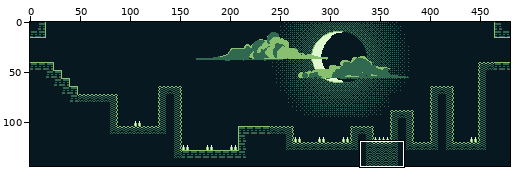
Edited in one commit: pixel-art file (AsepriteFiles/Levels/Level1-8a.aseprite). The first picture is a wide view before the edit; the outline marks the close-up.
Close-up. Before the commit:
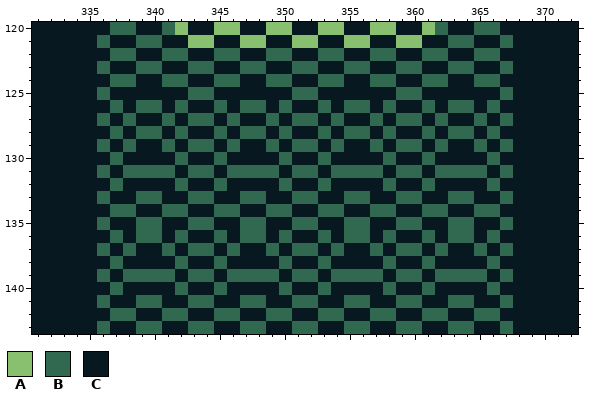
480x144 pixels, 1 frame. Shown: x 331..372, y 120..143.
Palette (. is transparent): A #88c070  B #306850  C #081820
Pixels before, first column x 331:
120 CCCCCCBBCCBACCAACCAACCAACCAACCABCCBBCCCCCC
121 CCCCCBCCBBCCAACCAACCAACCAACCAACCBBCCBCCCCC
122 CCCCCCBBCCBBCCBBCCBBCCBBCCBBCCBBCCBBCCCCCC
123 CCCCCBCCBBCCBBCCBBCCBBCCBBCCBBCCBBCCBCCCCC
124 CCCCCCBBCCBBCCBBCCBBCCBBCCBBCCBBCCBBCCCCCC
125 CCCCCBCCCCCCBBCCCCCCBBCCCCCCBBCCCCCCBCCCCC
126 CCCCCCBCBBCBCCBCBBCBCCBCBBCBCCBCBBCBCCCCCC
127 CCCCCBCBCCBCBBCBCCBCBBCBCCBCBBCBCCBCBCCCCC
128 CCCCCCBCBBCBCCBCBBCBCCBCBBCBCCBCBBCBCCCCCC
129 CCCCCBCBCCBCBBCBCCBCBBCBCCBCBBCBCCBCBCCCCC
130 CCCCCCBCCCCBCCBCCCCBCCBCCCCBCCBCCCCBCCCCCC
131 CCCCCBCBBBBCBBCBBBBCBBCBBBBCBBCBBBBCBCCCCC
132 CCCCCCBCCCCBCCBCCCCBCCBCCCCBCCBCCCCBCCCCCC
133 CCCCCBCCBBCCBBCCBBCCBBCCBBCCBBCCBBCCBCCCCC
134 CCCCCCBBCCBBCCBBCCBBCCBBCCBBCCBBCCBBCCCCCC
135 CCCCCBCCBBCCBBCCBBCCBBCCBBCCBBCCBBCCBCCCCC
136 CCCCCCBCBBCBCCBCBBCBCCBCBBCBCCBCBBCBCCCCCC
137 CCCCCBCBCCBCBBCBCCBCBBCBCCBCBBCBCCBCBCCCCC
138 CCCCCCBCCCCBCCBCCCCBCCBCCCCBCCBCCCCBCCCCCC
139 CCCCCBCBBBBCBBCBBBBCBBCBBBBCBBCBBBBCBCCCCC
140 CCCCCCBCCCCBCCBCCCCBCCBCCCCBCCBCCCCBCCCCCC
141 CCCCCBCCBBCCBBCCBBCCBBCCBBCCBBCCBBCCBCCCCC
142 CCCCCCBBCCBBCCBBCCBBCCBBCCBBCCBBCCBBCCCCCC
143 CCCCCBCCBBCCBBCCBBCCBBCCBBCCBBCCBBCCBCCCCC
And afterwards:
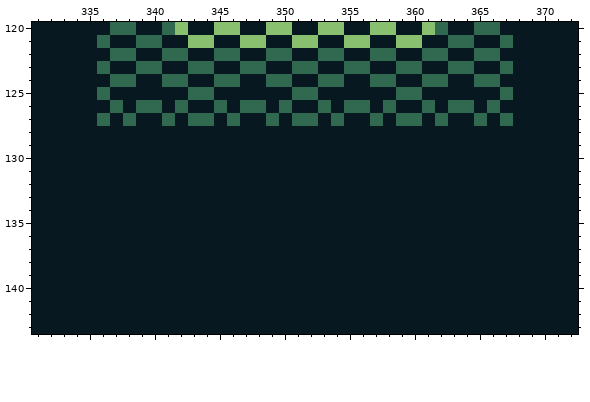
Difference:
Changed rows in their new state; - is an unchanged pixel.
first column x 336:
128 -C-CC-C--C-CC-C--C-CC-C--C-CC-C-
129 C-C--C-CC-C--C-CC-C--C-CC-C--C-C
130 -C----C--C----C--C----C--C----C-
131 C-CCCC-CC-CCCC-CC-CCCC-CC-CCCC-C
132 -C----C--C----C--C----C--C----C-
133 C--CC--CC--CC--CC--CC--CC--CC--C
134 -CC--CC--CC--CC--CC--CC--CC--CC-
135 C--CC--CC--CC--CC--CC--CC--CC--C
136 -C-CC-C--C-CC-C--C-CC-C--C-CC-C-
137 C-C--C-CC-C--C-CC-C--C-CC-C--C-C
138 -C----C--C----C--C----C--C----C-
139 C-CCCC-CC-CCCC-CC-CCCC-CC-CCCC-C
140 -C----C--C----C--C----C--C----C-
141 C--CC--CC--CC--CC--CC--CC--CC--C
142 -CC--CC--CC--CC--CC--CC--CC--CC-
143 C--CC--CC--CC--CC--CC--CC--CC--C
Pixel boxes of the changes (left, top, right, bottom) in both close-ups:
changed: (97, 126, 513, 334)
